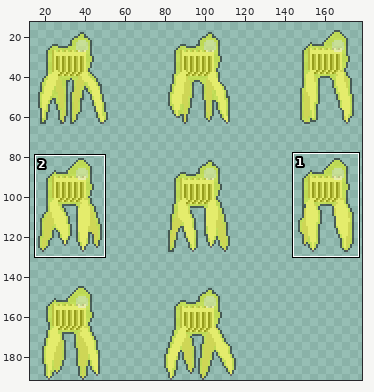
A sprite sheet gets an edit: Assets/Sprites/Ennemies/WalkerWalking.png. The first picture is a wide view before the edit; the outline marks the close-up.
Close-up. The starting point:
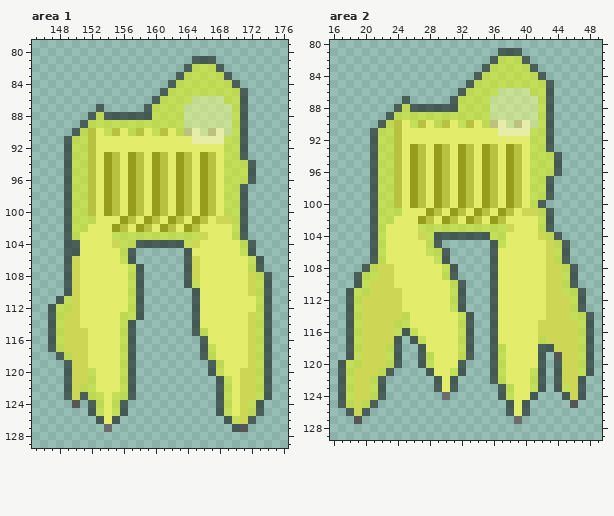
The file is 192x192 pixels. Shown: area 1: x 145..176, y 79..129; area 2: x 16..49, y 80..129. The wide view leaves out empty margins. The commit also changed other parts of the picture, which this record leaves out.
Once edited:
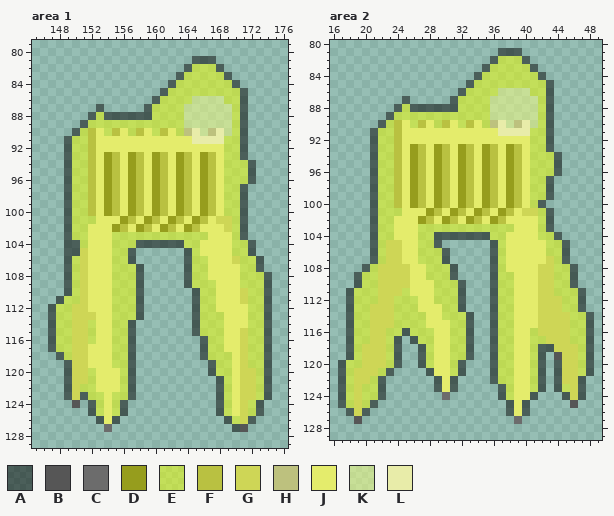
Palette (. is transparent): A #00000080  B #565656  C #6c6c6c  D #969d1d  E #efff0080  F #b9c141  G #ced656  H #bdc17e  J #e4ec6c  K #f7ff7a80  L #e8eca9
Changes in this commit:
Area 1:
y 102: x 169 J -> G
y 103: x 151 J -> E; x 166 G -> E
y 104: x 151 J -> E; x 155 G -> E; x 165 G -> E; x 170 J -> E
y 105: x 151 J -> G; x 155 J -> E; x 165 J -> E; x 170 J -> E
y 106: x 150..151 GJ -> EG; x 155 J -> E; x 165..166 GJ -> EE; x 170..171 JJ -> GE
y 107: x 150..151 GJ -> EG; x 155..156 JJ -> EE; x 165..166 GJ -> EE; x 171 J -> E
y 108: x 150..151 GJ -> EG; x 155..156 JJ -> EE; x 165..166 GJ -> EE; x 171..172 JG -> EE
y 109: x 150..151 GJ -> EG; x 155..156 JJ -> EE; x 166..167 JJ -> EE; x 171..172 JG -> EE
y 110: x 150..151 GJ -> EG; x 155..156 JJ -> EE; x 166..167 JJ -> EE; x 171..172 JG -> GE
y 111: x 150..151 GJ -> EG; x 155..156 JJ -> EE; x 166..167 JJ -> EE; x 171..172 JJ -> GE
y 112: x 151 J -> G; x 155..156 JJ -> EE; x 166..167 JJ -> EE; x 172 J -> E
y 113: x 149 G -> E; x 151..152 JJ -> GG; x 155 J -> E; x 166..168 JJJ -> EEE; x 172 G -> E
y 114: x 149 G -> E; x 151..152 JJ -> GE; x 155 J -> E; x 166..168 JJJ -> EEE; x 172 G -> E
y 115..116: x 149 G -> E; x 152 J -> E; x 155 J -> E; x 167..168 JJ -> EE; x 171..172 JG -> GE
y 117: x 149 G -> E; x 155 J -> E; x 168 J -> E; x 171..172 JG -> GE
y 118: x 155 J -> E; x 168..169 JJ -> EE; x 171..172 JG -> GE
y 119: x 155 J -> E; x 169 J -> E; x 171..172 JG -> GE
y 120: x 169 J -> E
Area 2:
y 103: x 23 J -> E; x 38 G -> E
y 104: x 23 J -> E; x 27 G -> E; x 42 G -> E
y 105: x 23..24 JJ -> GG; x 27 J -> E; x 43 G -> E
y 106: x 23..24 JJ -> GG; x 27 J -> E; x 37 J -> E; x 43 G -> E
y 107: x 23..24 JJ -> GG; x 27..28 JJ -> EE; x 37 J -> E
y 108: x 24..25 JJ -> GG; x 28..29 JJ -> EE; x 37 J -> E; x 42 J -> G; x 44 G -> E
y 109: x 24..25 JJ -> GG; x 28..29 JJ -> EE; x 37..38 JJ -> EE; x 42 J -> G; x 44 G -> E
y 110: x 21 G -> E; x 24..25 JJ -> GG; x 29..30 JJ -> EE; x 37..38 JJ -> EE; x 42 J -> G; x 44 G -> E
y 111: x 21 G -> E; x 25 J -> E; x 29..30 JJ -> EE; x 37..38 JJ -> EE; x 42 J -> G; x 44 G -> E
y 112: x 20..21 GG -> EE; x 24..26 GJJ -> EEE; x 29..30 JJ -> EE; x 37..38 JJ -> EE; x 42 J -> G; x 45 G -> E
y 113: x 20 G -> E; x 24..26 GJJ -> EEE; x 30 J -> E; x 37..38 JJ -> EE; x 42 J -> G; x 45 G -> E
y 114: x 20 G -> E; x 24 G -> E; x 26..27 JJ -> EE; x 30..31 JJ -> EE; x 37..38 JJ -> EE; x 42 J -> G
y 115: x 20 G -> E; x 26..27 JJ -> EE; x 31 J -> E; x 37..38 JJ -> EE; x 46 G -> E
y 116: x 20 G -> E; x 23 G -> E; x 27..28 JJ -> EE; x 31 J -> E; x 37..38 JJ -> EE; x 41 J -> E; x 46 G -> E
y 117: x 20 G -> E; x 23 G -> E; x 28 J -> E; x 31 J -> E; x 37..38 JJ -> EE; x 41 J -> E; x 46 G -> E
y 118: x 28 J -> E; x 31 J -> E; x 38 J -> E; x 41 J -> E
y 119..120: x 31 J -> E; x 38 J -> E; x 41 J -> E
y 121..122: x 38 J -> E
y 123..124: x 20 G -> E
